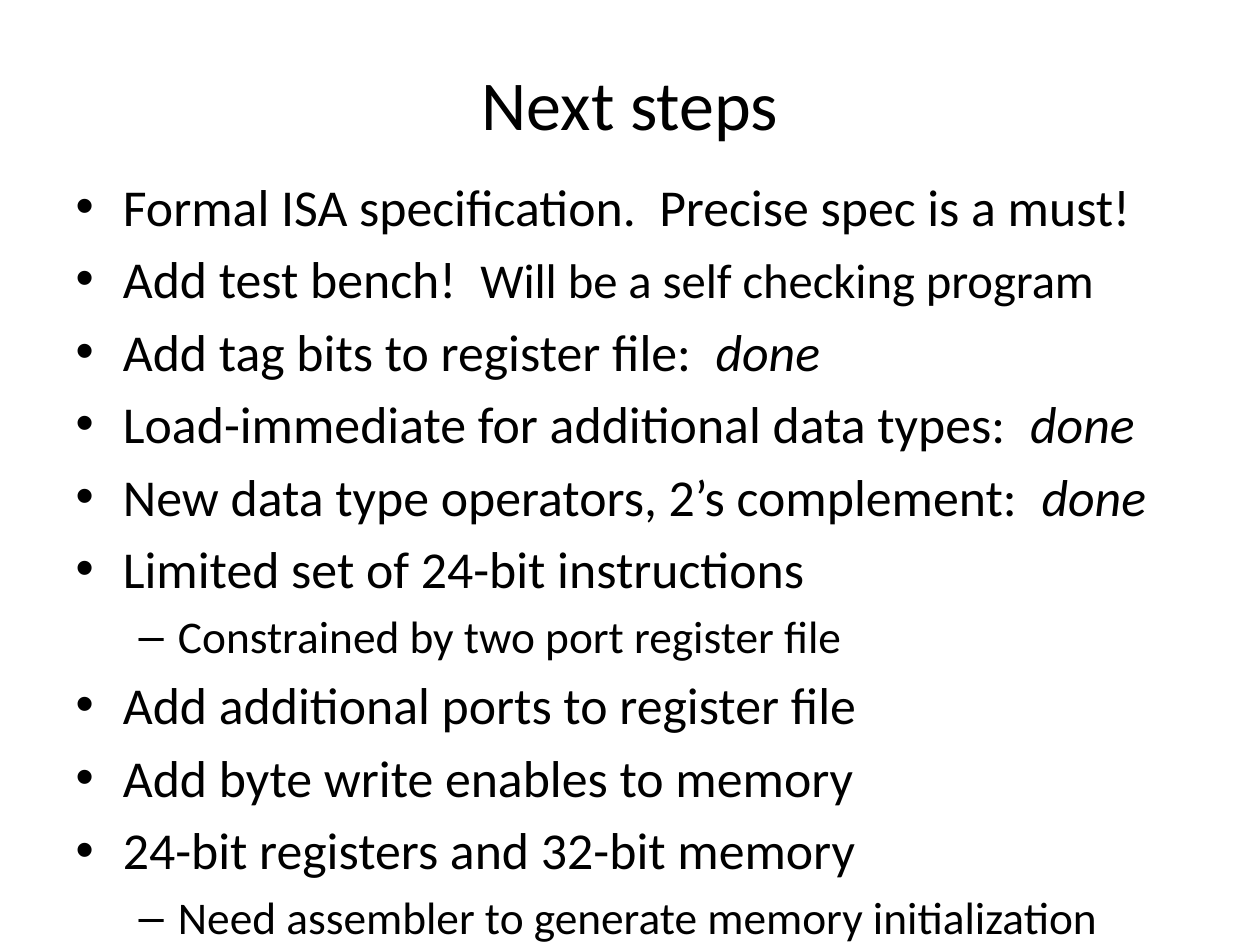
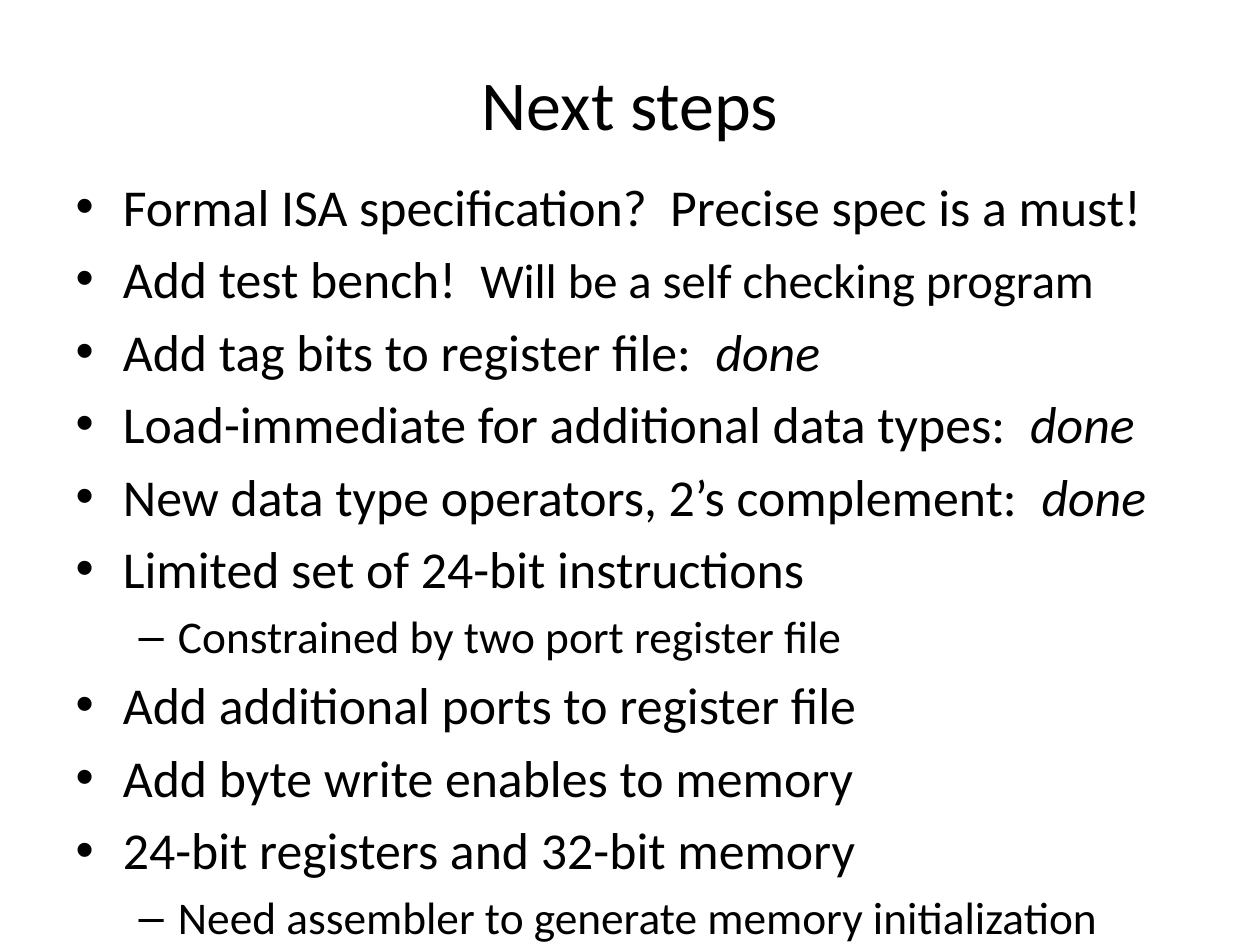
Before and after one commit to jimbrake/TROC16_16, a slide deck: slide 22 of DIY_soft-core_uP.pptx (slide 20 before the commit). Drawn at 1260x945 pixels with LibreOffice and Linux fonts; fonts in the diff are those of the drawing. Boxes give left, top, right and bottom in pixels: in the first picture for what was removed or moved away, otherwise in the second. Text is boxed around its words. In the diff, an @@ line names an element or a change of style, - is before the commit and + after.

```diff
--- a/DIY_soft-core_uP.pptx
+++ b/DIY_soft-core_uP.pptx
@@ text at (123,190,1141,235): text changed @@
-• Formal ISA specification. Precise spec is a must!
+• Formal ISA specification? Precise spec is a must!
```
Also in this commit, not shown: 14 other slides changed, 2 slides added, 1 other file.
